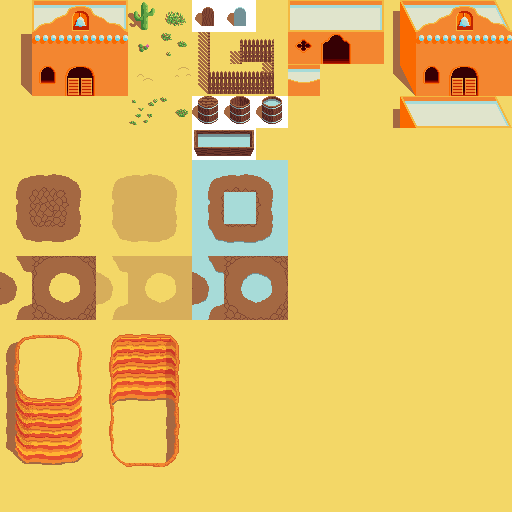
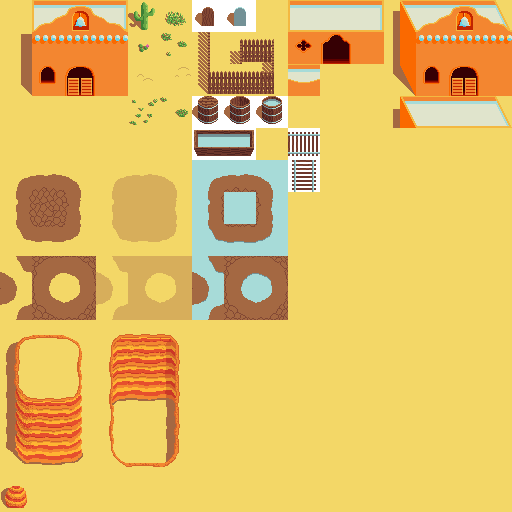
Layered file, before and after one edit (512×512). Changes by layer:
added layer "Train Tracks copy" above "Train Tracks" over [292, 160, 316, 192]
added layer "Train Tracks" above "Boulder" over [288, 132, 320, 156]
added layer "Boulder" above "CliffWall" over [1, 486, 27, 508]
painted on "Sand #1" over [288, 128, 320, 192]
